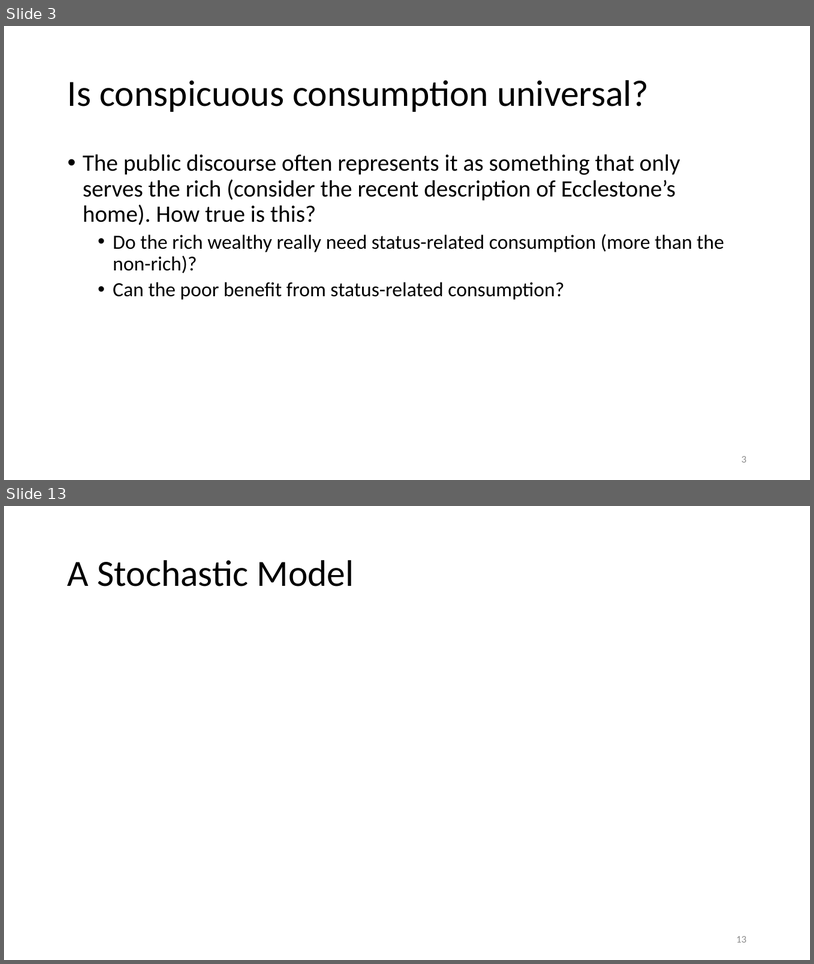
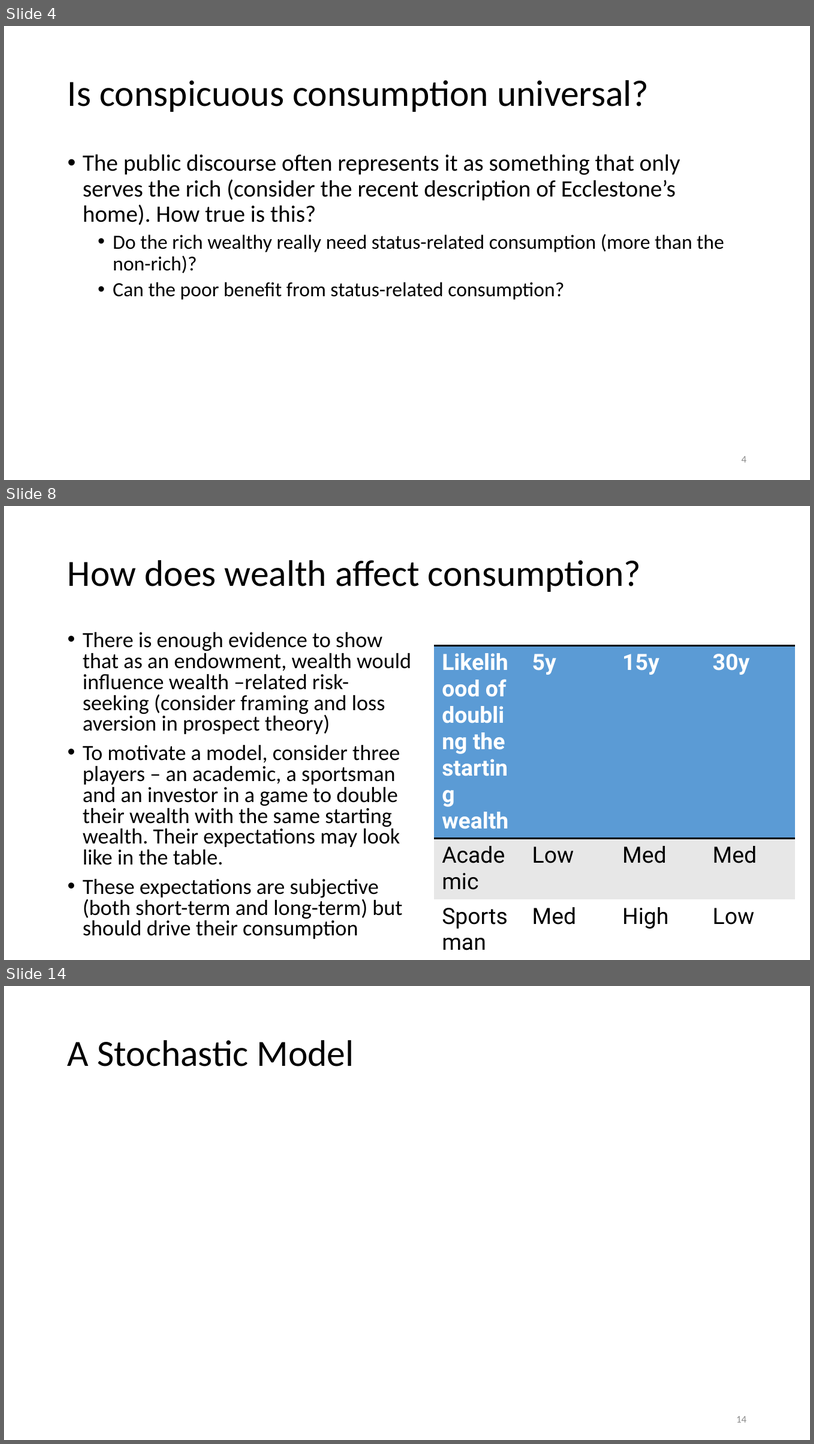
Before and after one commit to anuragr81/research, a slide deck: consumption/presentationFeb2020.pptx. Shown one above the other, each under a label of ours: slides 3 and 13 before the commit, slides 4, 8 and 14 after it; the slides between them are not shown. The pictures are 814x964 and 814x1444 pixels, drawn with LibreOffice and Linux fonts; fonts in the diff are those of the drawing; grey boxes stand for pictures; background and template pictures are left out. Boxes give left, top, right and bottom in pixels: in the first picture for what was removed or moved away, otherwise in the second. Text is boxed around its words. In the diff, an @@ line names an element or a change of style, - is before the commit and + after.

```diff
--- a/consumption/presentationFeb2020.pptx
+++ b/consumption/presentationFeb2020.pptx
@@ slide 8 added at [4,506,810,960], background #FFFFFF @@
@@ title added at [68,560,642,592], 33 pt, text #000000 @@
+How does wealth affect consumption?
@@ text added at [83,632,411,939], 19.4 pt, text #000000 @@
+• There is enough evidence to show that as an endowment, wealth would influence wealth –related risk-seeking (consider framing and loss aversion in prospect theory)
+• To motivate a model, consider three players – an academic, a sportsman and an investor in a game to double their wealth with the same starting wealth. Their expectations may look like in the table.
+• These expectations are subjective (both short-term and long-term) but should drive their consumption
@@ table added at [434,646,795,931], 4 rows, 4 columns @@
+Likelihood of doubling the starting wealth | 5y | 15y | 30y
+Academic | Low | Med | Med
+Sportsman | Med | High | Low
+Investor | Med | High | High
@@ page number added at [573,926,755,951], 9 pt, text #8C8C8C @@
+8
@@ what was slide 3 is now slide 4 @@
@@ page number at [742,456,747,462]: text changed @@
-3
+4
@@ what was slide 13 is now slide 14 @@
@@ page number at [737,1416,747,1422]: text changed @@
-13
+14
```
Also in this commit, not shown: 8 slides changed, 3 other slides added, 3 slides removed, 1 other file.
